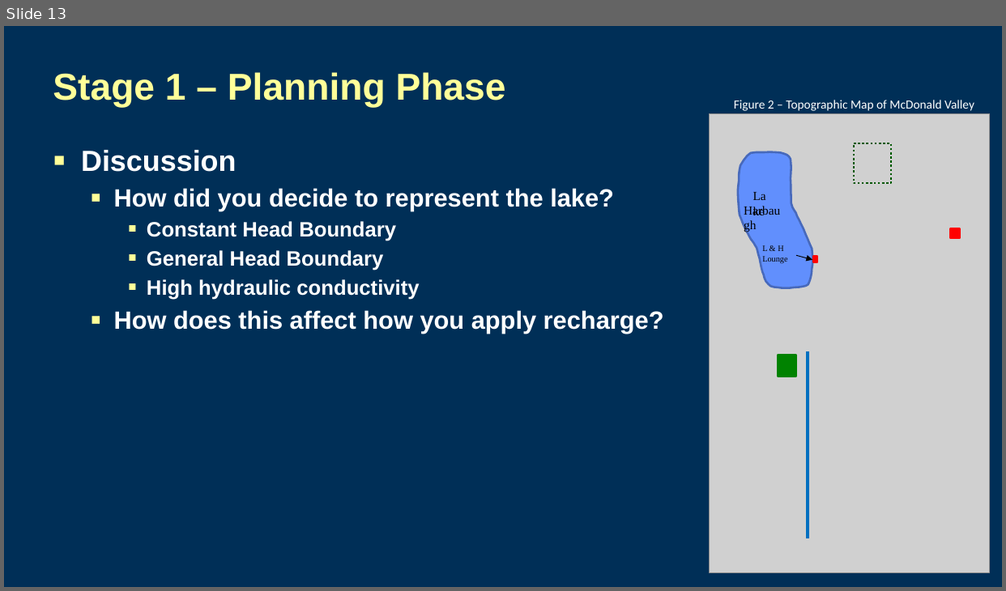
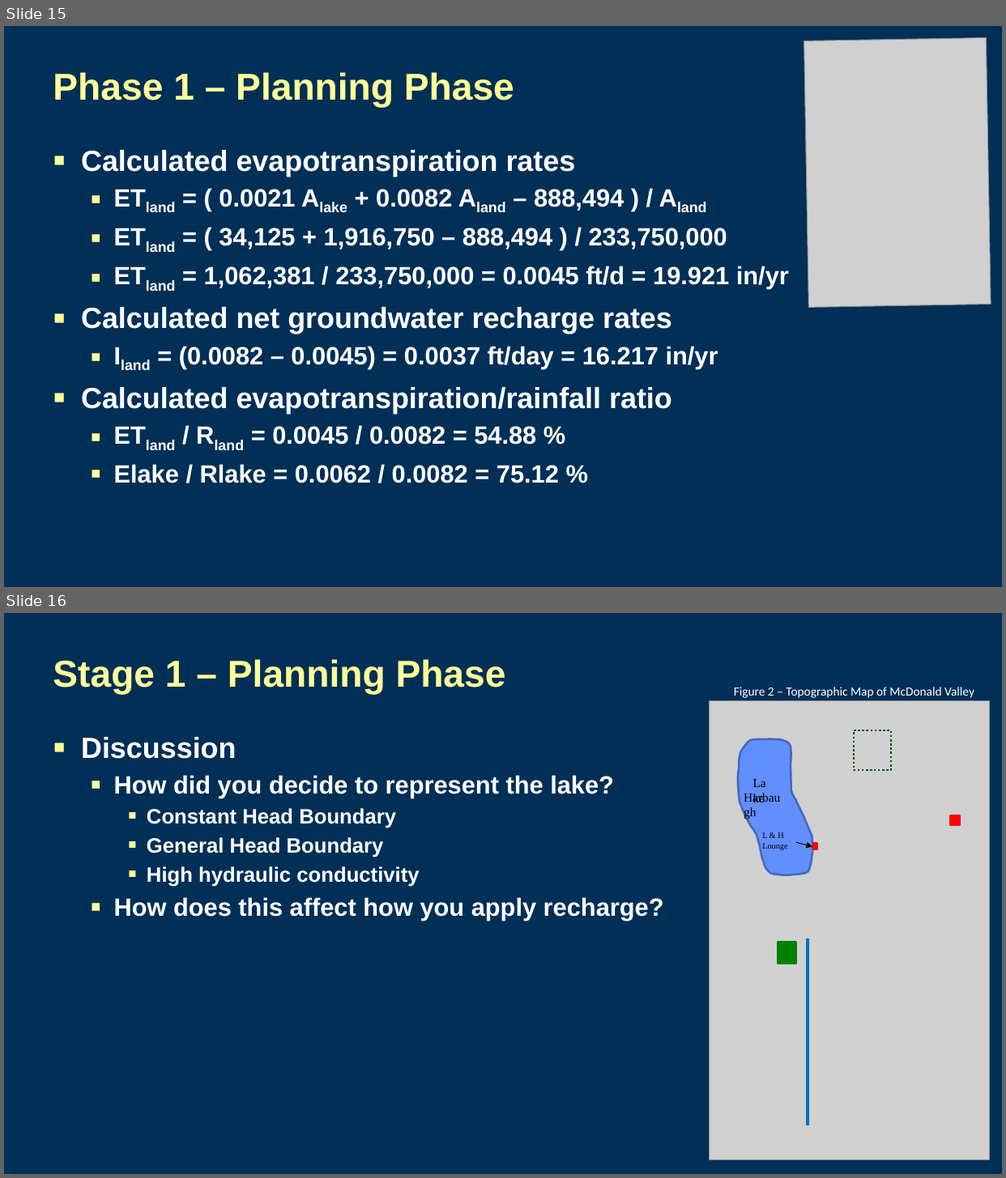
Before and after one commit to jdhughes-usgs/modflow-sandiego-2023, a slide deck: Lectures/Day3_4lecture_McDonaldValley_Stage1.pptx. Shown one above the other, each under a label of ours: slide 13 before the commit, slides 15 and 16 after it. The pictures are 1006x591 and 1006x1178 pixels, drawn with LibreOffice and Linux fonts; fonts in the diff are those of the drawing; grey boxes stand for pictures; background and template pictures are left out. Boxes give left, top, right and bottom in pixels: in the first picture for what was removed or moved away, otherwise in the second. Text is boxed around its words. In the diff, an @@ line names an element or a change of style, - is before the commit and + after.

```diff
--- a/Lectures/Day3_4lecture_McDonaldValley_Stage1.pptx
+++ b/Lectures/Day3_4lecture_McDonaldValley_Stage1.pptx
@@ slide 15 added at (4,26,1002,587), background #002F57 @@
@@ picture added at (804,38,991,308) @@
@@ title added at (53,72,514,108), 36 pt, text #FFFF99, bold @@
+Phase 1 – Planning Phase
@@ text added at (81,150,789,484), 24 pt, text #FFFFFF, bold @@
+▪ Calculated evapotranspiration rates
+  ▪ ETland = ( 0.0021 Alake + 0.0082 Aland – 888,494 ) / Aland
+  ▪ ETland = ( 34,125 + 1,916,750 – 888,494 ) / 233,750,000
+  ▪ ETland = 1,062,381 / 233,750,000 = 0.0045 ft/d = 19.921 in/yr
+▪ Calculated net groundwater recharge rates
+  ▪ Iland = (0.0082 – 0.0045) = 0.0037 ft/day = 16.217 in/yr
+▪ Calculated evapotranspiration/rainfall ratio
+  ▪ ETland / Rland = 0.0045 / 0.0082 = 54.88 %
+  ▪ Elake / Rlake = 0.0062 / 0.0082 = 75.12 %
@@ what was slide 13 is now slide 16 @@
```
Also in this commit, not shown: 2 other slides added.
